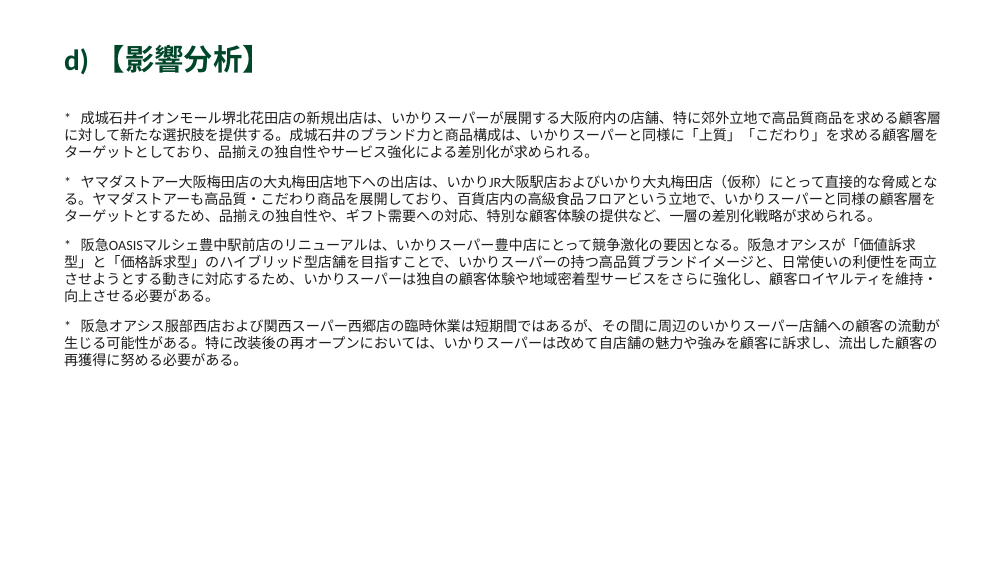
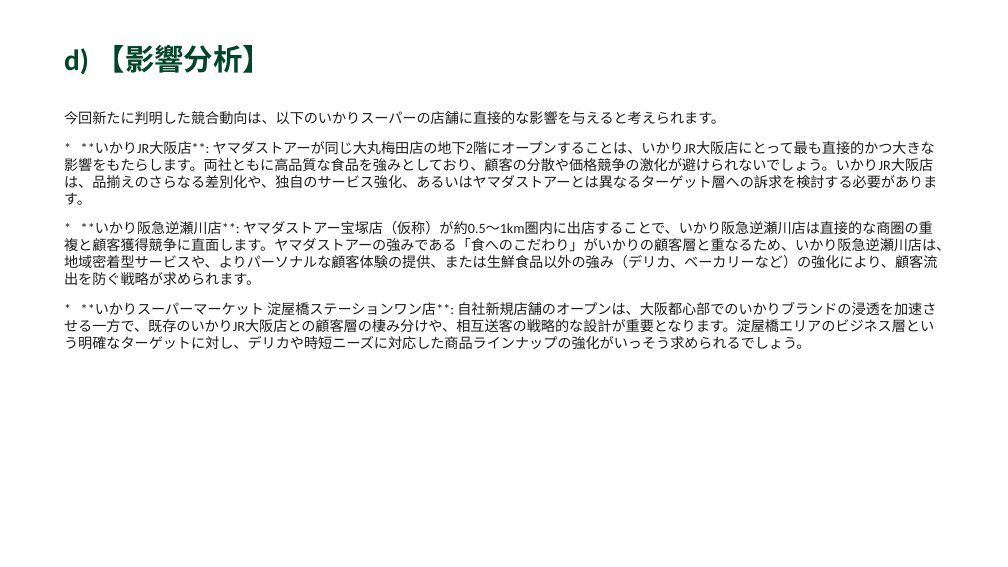
Before and after one commit to yutatbgt-bit/Competitive-research, a slide deck: slide 5 of report/2026_06_18_competitive_report.pptx. Drawn at 1008x567 pixels with LibreOffice and Linux fonts; fonts in the diff are those of the drawing. Boxes give left, top, right and bottom in pixels: in the first picture for what was removed or moved away, otherwise in the second. Text is boxed around its words. In the diff, an @@ line names an element or a change of style, - is before the commit and + after.

```diff
--- a/report/2026_06_18_competitive_report.pptx
+++ b/report/2026_06_18_competitive_report.pptx
@@ text at (64, 111, 950, 349): text changed @@
-* 成城石井イオンモール堺北花田店の新規出店は、いかりスーパーが展開する大阪府内の店舗、特に郊外立地で高品質商品を求める顧客層に対して新たな選択肢を提供する。成城石井のブランド力と商品構成は、いかりスーパーと同様に「上質」「こだわり」を求める顧客層をターゲットとしており、品揃えの独自性やサービス強化による差別化が求められる。
-* ヤマダストアー大阪梅田店の大丸梅田店地下への出店は、いかりJR大阪駅店およびいかり大丸梅田店（仮称）にとって直接的な脅威となる。ヤマダストアーも高品質・こだわり商品を展開しており、百貨店内の高級食品フロアという立地で、いかりスーパーと同様の顧客層をターゲットとするため、品揃えの独自性や、ギフト需要への対応、特別な顧客体験の提供など、一層の差別化戦略が求められる。
-* 阪急OASISマルシェ豊中駅前店のリニューアルは、いかりスーパー豊中店にとって競争激化の要因となる。阪急オアシスが「価値訴求型」と「価格訴求型」のハイブリッド型店舗を目指すことで、いかりスーパーの持つ高品質ブランドイメージと、日常使いの利便性を両立させようとする動きに対応するため、いかりスーパーは独自の顧客体験や地域密着型サービスをさらに強化し、顧客ロイヤルティを維持・向上させる必要がある。
-* 阪急オアシス服部西店および関西スーパー西郷店の臨時休業は短期間ではあるが、その間に周辺のいかりスーパー店舗への顧客の流動が生じる可能性がある。特に改装後の再オープンにおいては、いかりスーパーは改めて自店舗の魅力や強みを顧客に訴求し、流出した顧客の再獲得に努める必要がある。
+今回新たに判明した競合動向は、以下のいかりスーパーの店舗に直接的な影響を与えると考えられます。
+* **いかりJR大阪店**: ヤマダストアーが同じ大丸梅田店の地下2階にオープンすることは、いかりJR大阪店にとって最も直接的かつ大きな影響をもたらします。両社ともに高品質な食品を強みとしており、顧客の分散や価格競争の激化が避けられないでしょう。いかりJR大阪店は、品揃えのさらなる差別化や、独自のサービス強化、あるいはヤマダストアーとは異なるターゲット層への訴求を検討する必要があります。
+* **いかり阪急逆瀬川店**: ヤマダストアー宝塚店（仮称）が約0.5～1km圏内に出店することで、いかり阪急逆瀬川店は直接的な商圏の重複と顧客獲得競争に直面します。ヤマダストアーの強みである「食へのこだわり」がいかりの顧客層と重なるため、いかり阪急逆瀬川店は、地域密着型サービスや、よりパーソナルな顧客体験の提供、または生鮮食品以外の強み（デリカ、ベーカリーなど）の強化により、顧客流出を防ぐ戦略が求められます。
+* **いかりスーパーマーケット 淀屋橋ステーションワン店**: 自社新規店舗のオープンは、大阪都心部でのいかりブランドの浸透を加速させる一方で、既存のいかりJR大阪店との顧客層の棲み分けや、相互送客の戦略的な設計が重要となります。淀屋橋エリアのビジネス層という明確なターゲットに対し、デリカや時短ニーズに対応した商品ラインナップの強化がいっそう求められるでしょう。
```
Also in this commit, not shown: 4 other slides changed, 3 other files.
